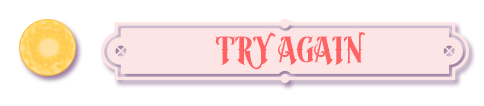
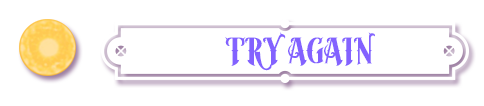
Layer changes from the first 484×106 image to the second:
renamed "PLAY" to "TRY", painted on it over (x1=215, y1=31, x2=375, y2=71)
